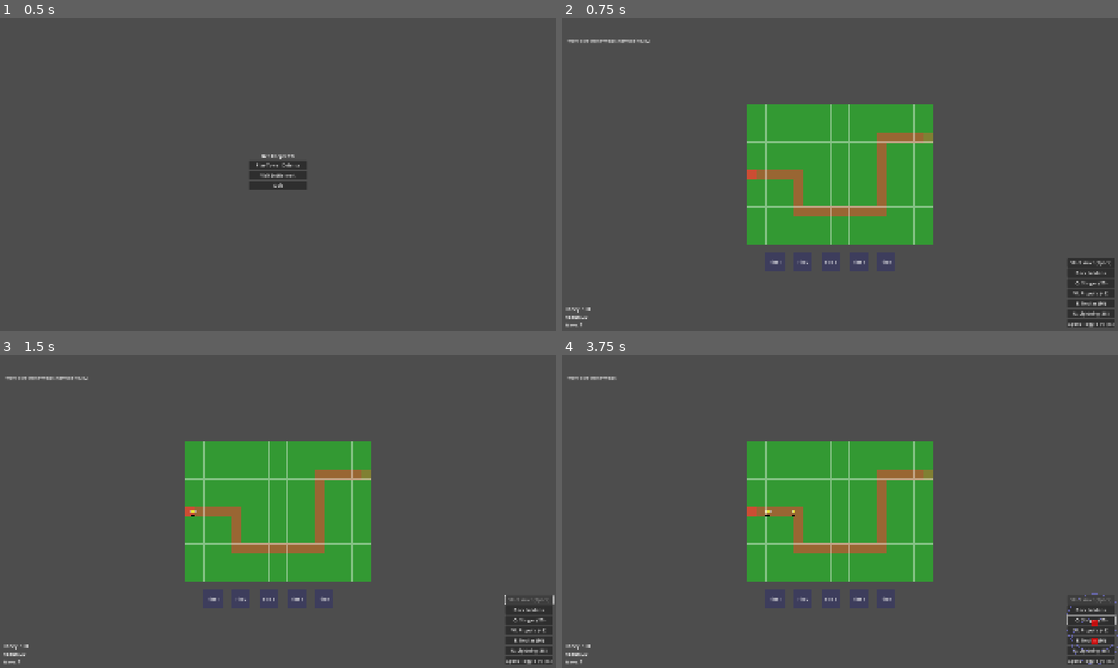
Above: before the commit, frames 1-4 (two rows, left to right).
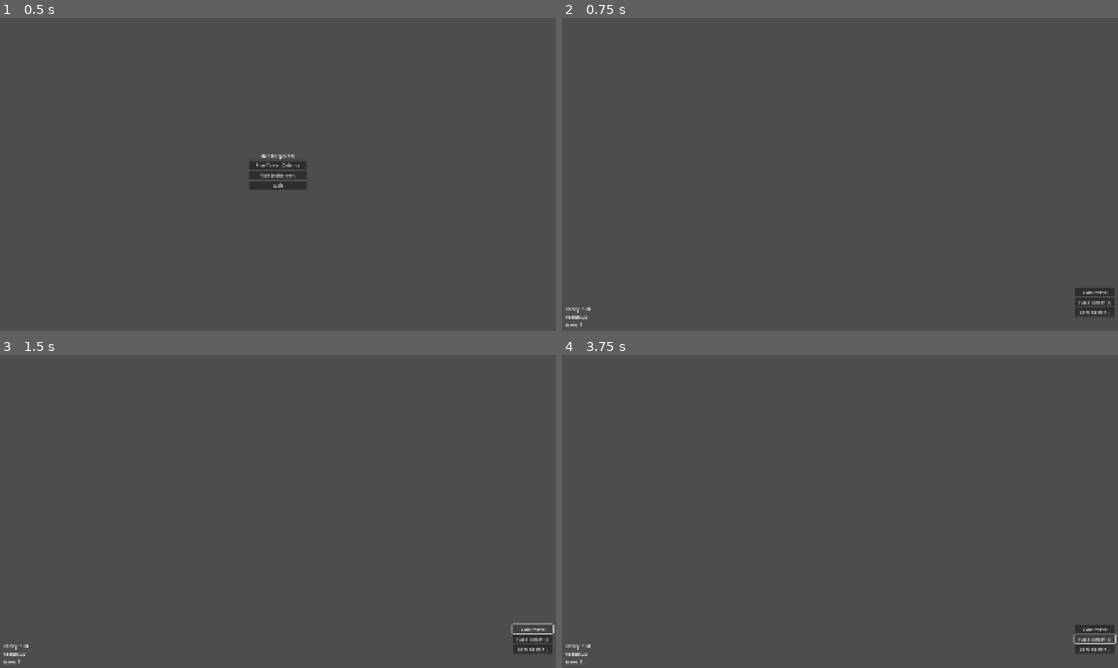
Above: after the commit, the same moments.

Repository: yagrima/bee-keeper-td
Game: Godot game, scene res://scenes/main/Main.tscn
The game is run twice, just before and just after one commit, with the same random seed, the same clock (stepped at 60 frames per second) and the same inputs.
Inputs (mouse positions are in pixels of both pictures, inside the frame that each line leads up to):
- Up to frame 1 (0.5 s): no input
- Up to frame 2 (0.75 s): click "Play Tower Defense" at 0.5 s
- Up to frame 3 (1.5 s): click "Start Wave (Space)" (after the commit: "Start Wave") at 1.25 s
- Up to frame 4 (3.75 s): click (1095, 630) at 2 s, where only the run after the commit has a clickable "Start Wave"; click (1090, 621) at 2.75 s, where only the run before the commit has a clickable "Q: Stinger (20)"; click (1095, 639) at 3.5 s, where only the run after the commit has a clickable "Place Tower (T)"

Frame 1 is identical in both runs. In frame 2, 16% of the frame differs, in the area x 0-100%, y 6-99%; in frame 3, 16%; in frame 4, 16%.
Error after the commit: Parse Error: Value of type "StingerTower" cannot be assigned to a variable of type "PackedScene". (res://scripts/TowerDefense.gd:1790)

Commit message:
Implement random tower assignment and pickup system for metaprogression fields
RANDOM TOWER ASSIGNMENT:
- Added assign_random_towers_to_fields() function
- Randomly assigns one of four basic tower types to each field
- Tower types: stinger, propolis_bomber, nectar_sprayer, lightning_flower
- Automatic assignment on map start
- Clear existing towers before new assignment

TOWER PICKUP SYSTEM:
- Added handle_metaprogression_tower_pickup() for left-click detection
- Added pickup_metaprogression_tower() for tower pickup logic
- Added try_place_picked_up_tower() for placement validation
- Added place_picked_up_tower() for final tower placement
- Added return_picked_up_tower() for invalid placement returns

PLACEMENT VALIDATION:
- Added is_valid_tower_placement_position() for position validation
- Added is_position_on_path() to prevent path placement
- Added is_position_occupied() to prevent tower overlap
- Play area boundary checking (20x15 grid)
- Path collision detection with predefined path positions

TOWER MANAGEMENT:
- Added metaprogression_towers array for field towers
- Added picked_up_tower variable for currently held tower
- Tower metadata for metaprogression identification
- Automatic tower transfer from fields to play area
- Free placement without cost requirements

INTEGRATION:
- Enhanced _input() function to handle pickup before tower selection
- Seamless integration with existing tower placement system
- Maintains compatibility with regular tower placement
- Proper cleanup and state management

Diff:
--- a/scripts/TowerDefense.gd
+++ b/scripts/TowerDefense.gd
@@ -47,6 +47,10 @@
 # Wave countdown timer
 var wave_countdown_timer: Timer
 var countdown_seconds: float = 0.0
+
+# Metaprogression system
+var metaprogression_towers: Array[Tower] = []  # Towers in metaprogression fields
+var picked_up_tower: Tower = null  # Currently picked up tower
 
 func _ready():
 	GameManager.change_game_state(GameManager.GameState.TOWER_DEFENSE)
@@ -402,6 +406,10 @@
 	if event is InputEventMouseButton and event.pressed:
 		print("Mouse button pressed: ", event.button_index, " at position: ", event.position)
 		if event.button_index == MOUSE_BUTTON_LEFT:
+			# Check for metaprogression tower pickup first
+			if handle_metaprogression_tower_pickup(event.position):
+				return
+			# Then handle regular tower selection
 			handle_tower_click(event.position)
 		elif event.button_index == MOUSE_BUTTON_RIGHT:
 			# Right click - clear selection
@@ -1707,6 +1715,9 @@
 		var field_pos = field_positions[i]
 		create_metaprogression_field(field_pos, map_offset, i + 1)
 
+	# Assign random towers to each field
+	assign_random_towers_to_fields()
+
 	print("Metaprogression fields setup complete!")
 
 func create_metaprogression_field(grid_pos: Vector2, map_offset: Vector2, field_number: int):
@@ -1732,6 +1743,253 @@
 	create_field_label(field_background, world_pos, field_number)
 
 	print("Metaprogression field %d created at %s (empty)" % [field_number, world_pos])
+
+func assign_random_towers_to_fields():
+	"""Assign random towers to each metaprogression field"""
+	print("Assigning random towers to metaprogression fields...")
+
+	# Define the four basic tower types
+	var tower_types = ["stinger", "propolis_bomber", "nectar_sprayer", "lightning_flower"]
+
+	# Clear existing towers
+	metaprogression_towers.clear()
+
+	# Calculate field positions (same as in setup_metaprogression_fields)
+	var start_x = 2
+	var field_spacing = 3
+	var row_y = 16
+	var map_offset = get_meta("map_offset", Vector2.ZERO)
+
+	for i in range(5):
+		# Get random tower type
+		var random_tower_type = tower_types[randi() % tower_types.size()]
+
+		# Calculate field position
+		var field_x = start_x + (i * field_spacing)
+		var field_pos = Vector2(field_x, row_y)
+		var world_pos = Vector2(field_pos.x * 32, field_pos.y * 32) + map_offset
+
+		# Create tower in field
+		var tower = create_metaprogression_tower(random_tower_type, world_pos, i + 1)
+		if tower:
+			metaprogression_towers.append(tower)
+			print("Field %d: Assigned %s tower" % [i + 1, random_tower_type])
+
+	print("Random tower assignment complete!")
+
+func create_metaprogression_tower(tower_type: String, world_pos: Vector2, field_number: int) -> Tower:
+	"""Create a tower in a metaprogression field"""
+	print("Creating %s tower in field %d at %s" % [tower_type, field_number, world_pos])
+
+	var tower_scene: PackedScene
+	var tower_name: String
+
+	# Load the appropriate tower scene
+	match tower_type:
+		"stinger":
+			tower_scene = preload("res://scripts/StingerTower.gd")
+			tower_name = "Stinger Tower"
+		"propolis_bomber":
+			tower_scene = preload("res://scripts/PropolisBomberTower.gd")
+			tower_name = "Propolis Bomber Tower"
+		"nectar_sprayer":
+			tower_scene = preload("res://scripts/NectarSprayerTower.gd")
+			tower_name = "Nectar Sprayer Tower"
+		"lightning_flower":
+			tower_scene = preload("res://scripts/LightningFlowerTower.gd")
+			tower_name = "Lightning Flower Tower"
+		_:
+			print("Unknown tower type: %s" % tower_type)
+			return null
+
+	# Create tower instance
+	var tower = tower_scene.instantiate()
+	if not tower:
+		print("Failed to create tower instance for type: %s" % tower_type)
+		return null
+
+	# Set tower properties
+	tower.name = "MetaprogressionTower_%d" % field_number
+	tower.position = world_pos
+	tower.tower_name = tower_name
+
+	# Add to scene
+	add_child(tower)
+
+	# Make tower clickable for pickup
+	tower.set_meta("is_metaprogression_tower", true)
+	tower.set_meta("field_number", field_number)
+
+	print("Metaprogression tower created: %s in field %d" % [tower_name, field_number])
+	return tower
+
+# =============================================================================
+# METAPROGRESSION TOWER PICKUP SYSTEM
+# =============================================================================
+
+func handle_metaprogression_tower_pickup(click_position: Vector2) -> bool:
+	"""Handle pickup of metaprogression towers"""
+	print("Checking for metaprogression tower pickup at: %s" % click_position)
+
+	# Check if we're already holding a tower
+	if picked_up_tower != null:
+		# Try to place the picked up tower
+		if try_place_picked_up_tower(click_position):
+			return true
+		return false
+
+	# Check for metaprogression towers at click position
+	for tower in metaprogression_towers:
+		if tower and is_instance_valid(tower):
+			var distance = click_position.distance_to(tower.position)
+			if distance < 32:  # Within tower radius
+				pickup_metaprogression_tower(tower)
+				return true
+
+	return false
+
+func pickup_metaprogression_tower(tower: Tower):
+	"""Pick up a metaprogression tower"""
+	print("Picking up metaprogression tower: %s" % tower.tower_name)
+
+	# Store the picked up tower
+	picked_up_tower = tower
+
+	# Hide the original tower
+	tower.visible = false
+
+	# Create a visual indicator that we're holding a tower
+	create_pickup_indicator(tower)
+
+	print("Metaprogression tower picked up: %s" % tower.tower_name)
+
+func try_place_picked_up_tower(click_position: Vector2) -> bool:
+	"""Try to place the picked up tower at the click position"""
+	if picked_up_tower == null:
+		return false
+
+	print("Trying to place picked up tower at: %s" % click_position)
+
+	# Check if position is valid for tower placement
+	if is_valid_tower_placement_position(click_position):
+		# Place the tower
+		place_picked_up_tower(click_position)
+		return true
+	else:
+		# Return tower to original position
+		return_picked_up_tower()
+		return false
+
+func is_valid_tower_placement_position(position: Vector2) -> bool:
+	"""Check if position is valid for tower placement"""
+	# Check if position is within the play area (20x15 grid)
+	var grid_pos = Vector2(int(position.x / 32), int(position.y / 32))
+
+	# Play area is 20x15 (0-19 x 0-14)
+	if grid_pos.x < 0 or grid_pos.x >= 20 or grid_pos.y < 0 or grid_pos.y >= 15:
+		print("Position outside play area: %s" % grid_pos)
+		return false
+
+	# Check if position is not on the path
+	if is_position_on_path(position):
+		print("Position on path: %s" % position)
+		return false
+
+	# Check if position is not occupied by another tower
+	if is_position_occupied(position):
+		print("Position occupied: %s" % position)
+		return false
+
+	return true
+
+func is_position_on_path(position: Vector2) -> bool:
+	"""Check if position is on the enemy path"""
+	# This is a simplified check - you might want to implement a more sophisticated path detection
+	var grid_pos = Vector2(int(position.x / 32), int(position.y / 32))
+
+	# Define path positions (simplified)
+	var path_positions = [
+		Vector2(0, 7), Vector2(1, 7), Vector2(2, 7), Vector2(3, 7), Vector2(4, 7), Vector2(5, 7),
+		Vector2(5, 8), Vector2(5, 9), Vector2(5, 10), Vector2(5, 11),
+		Vector2(6, 11), Vector2(7, 11), Vector2(8, 11), Vector2(9, 11), Vector2(10, 11), Vector2(11, 11), Vector2(12, 11), Vector2(13, 11), Vector2(14, 11),
+		Vector2(14, 10), Vector2(14, 9), Vector2(14, 8), Vector2(14, 7), Vector2(14, 6), Vector2(14, 5), Vector2(14, 4), Vector2(14, 3),
+		Vector2(15, 3), Vector2(16, 3), Vector2(17, 3), Vector2(18, 3), Vector2(19, 3)
+	]
+
+	return grid_pos in path_positions
+
+func is_position_occupied(position: Vector2) -> bool:
+	"""Check if position is occupied by another tower"""
+	# Check tower placer towers
+	if tower_placer and tower_placer.placed_towers:
+		for tower in tower_placer.placed_towers:
+			if tower and is_instance_valid(tower):
+				var distance = position.distance_to(tower.position)
+				if distance < 32:  # Within tower radius
+					return true
+
+	return false
+
+func place_picked_up_tower(position: Vector2):
+	"""Place the picked up tower at the specified position"""
+	print("Placing picked up tower at: %s" % position)
+
+	if picked_up_tower == null:
+		return
+
+	# Set tower position
+	picked_up_tower.position = position
+
+	# Make tower visible
+	picked_up_tower.visible = true
+
+	# Remove metaprogression tower metadata
+	picked_up_tower.remove_meta("is_metaprogression_tower")
+	picked_up_tower.remove_meta("field_number")
+
+	# Add to tower placer
+	if tower_placer:
+		tower_placer.placed_towers.append(picked_up_tower)
+
+	# Remove from metaprogression towers
+	metaprogression_towers.erase(picked_up_tower)
+
+	# Clear picked up tower
+	picked_up_tower = null
+
+	# Remove pickup indicator
+	remove_pickup_indicator()
+
+	print("Metaprogression tower placed successfully!")
+
+func return_picked_up_tower():
+	"""Return the picked up tower to its original position"""
+	print("Returning picked up tower to original position")
+
+	if picked_up_tower == null:
+		return
+
+	# Make tower visible again
+	picked_up_tower.visible = true
+
+	# Clear picked up tower
+	picked_up_tower = null
+
+	# Remove pickup indicator
+	remove_pickup_indicator()
+
+	print("Metaprogression tower returned to original position")
+
+func create_pickup_indicator(tower: Tower):
+	"""Create visual indicator for picked up tower"""
+	# This could be a cursor change, visual effect, or UI indicator
+	print("Creating pickup indicator for: %s" % tower.tower_name)
+	# Implementation depends on desired visual feedback
+
+func remove_pickup_indicator():
+	"""Remove pickup indicator"""
+	print("Removing pickup indicator")
+	# Implementation depends on desired visual feedback
 
 func create_field_border(field_background: ColorRect, world_pos: Vector2):
 	"""Create a border around the metaprogression field"""
